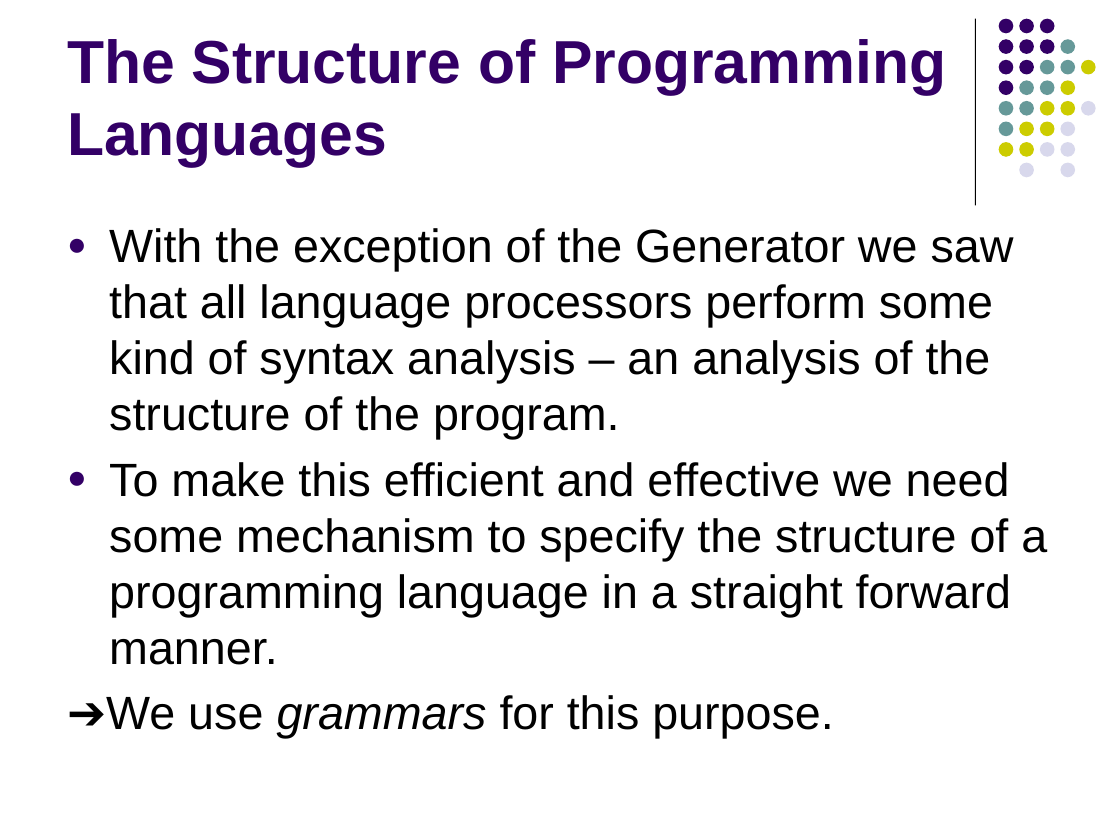
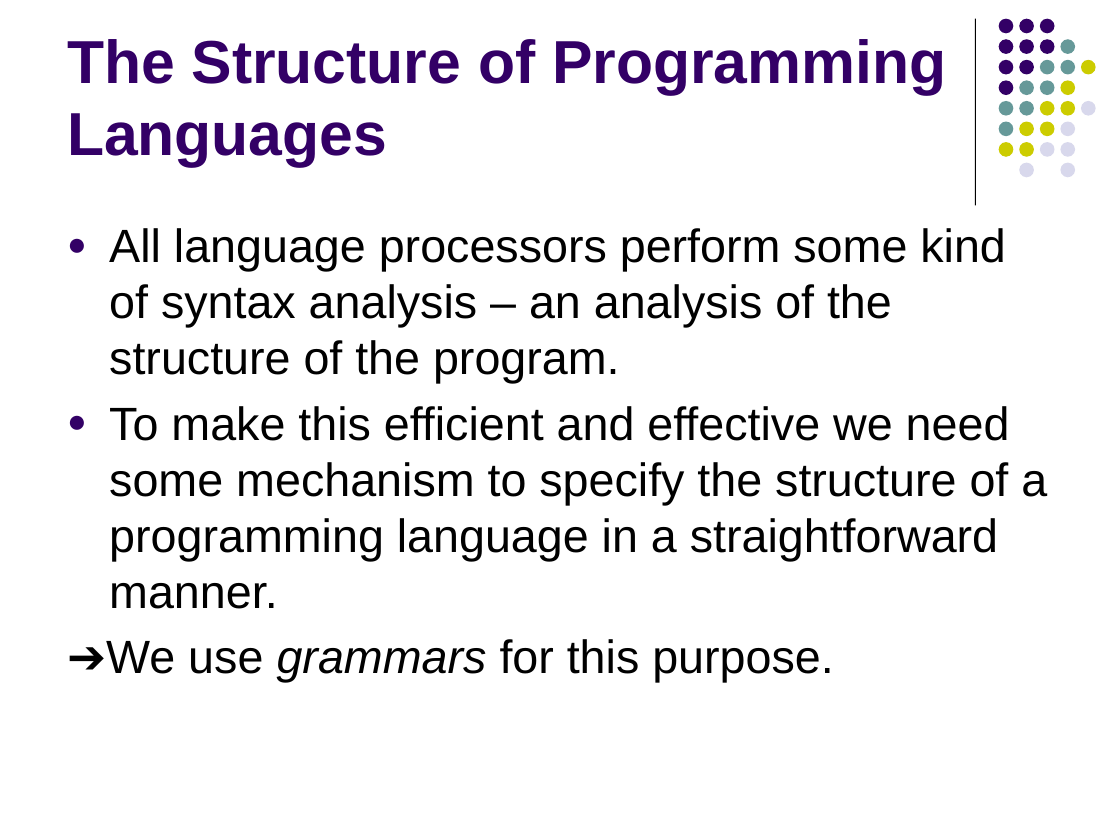
Before and after one commit to lutzhamel/CSC402, a slide deck: slide 1 of notes/csc402-ln002.pptx. Drawn at 1120x840 pixels with LibreOffice and Linux fonts; fonts in the diff are those of the drawing. Boxes give left, top, right and bottom in pixels: in the first picture for what was removed or moved away, otherwise in the second. Text is boxed around its words. In the diff, an @@ line names an element or a change of style, - is before the commit and + after.

```diff
--- a/notes/csc402-ln002.pptx
+++ b/notes/csc402-ln002.pptx
@@ text at [109, 228, 1047, 609]: text changed @@
-● With the exception of the Generator we saw that all language processors perform some kind of syntax analysis – an analysis of the structure of the program.
-● To make this efficient and effective we need some mechanism to specify the structure of a programming language in a straight forward manner.
+● All language processors perform some kind of syntax analysis – an analysis of the structure of the program.
+● To make this efficient and effective we need some mechanism to specify the structure of a programming language in a straightforward manner.
```
Also in this commit, not shown: 14 other slides changed, 6 slides added, 5 slides removed, 4 other files.
